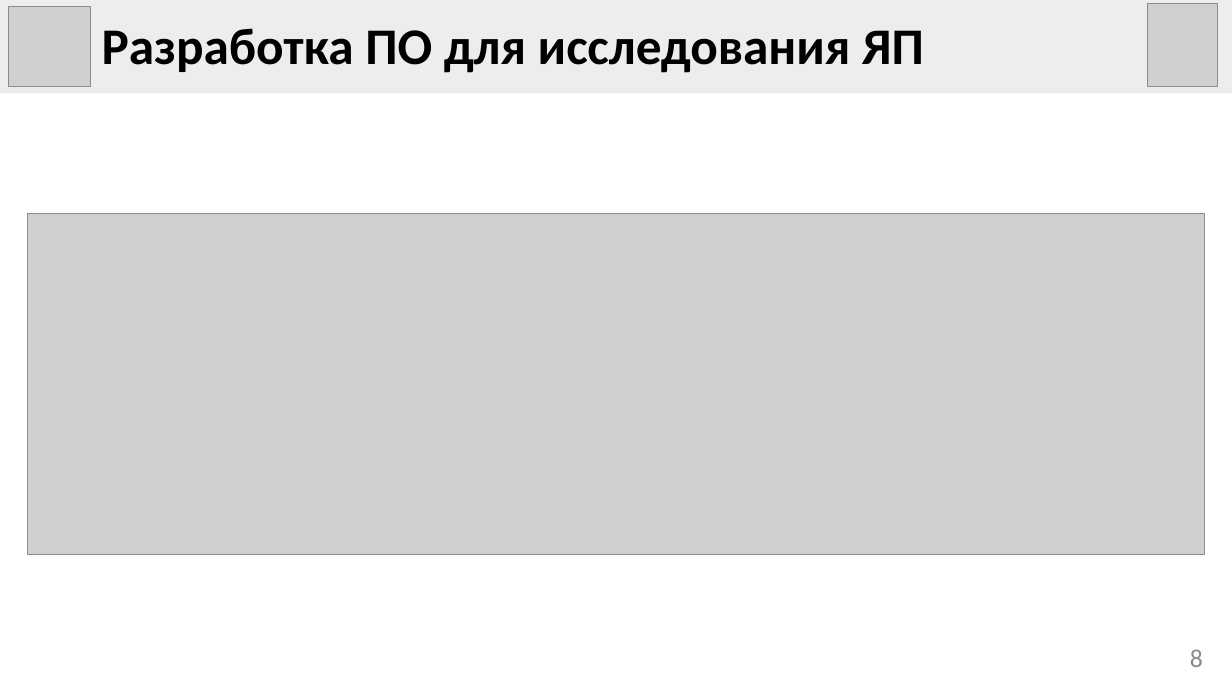
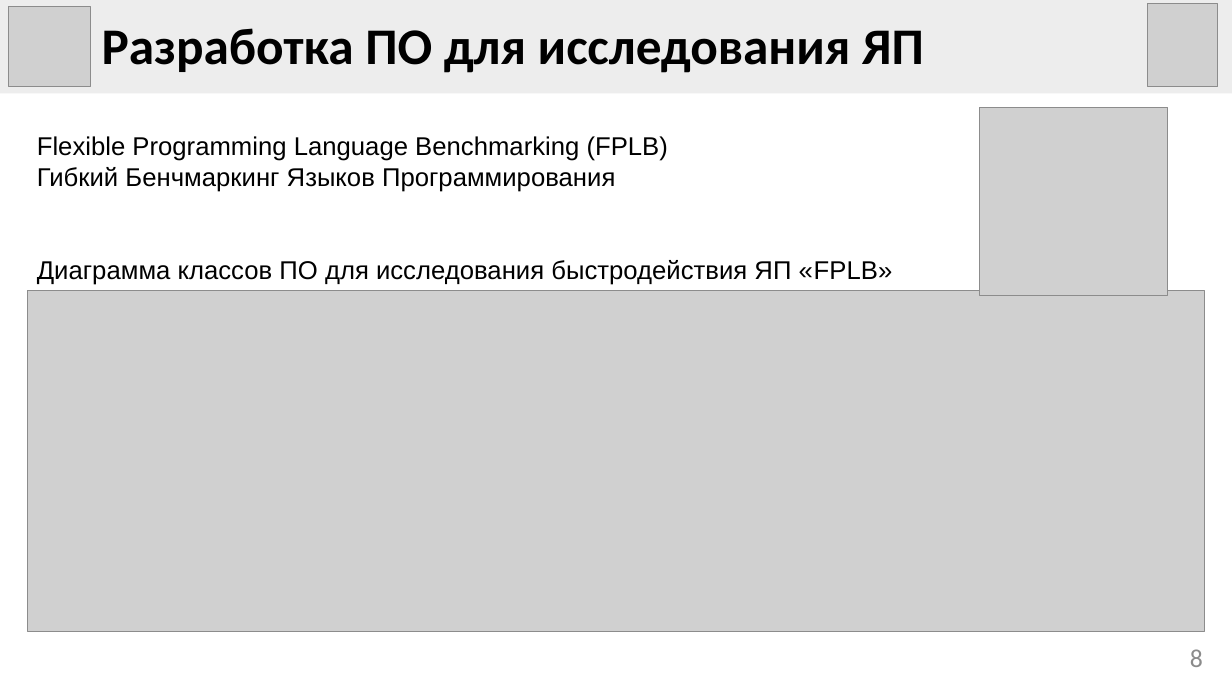
Before and after one commit to eleven5150/mips-emulation, a slide deck: slide 8 of docs/presentation/presentation.pptx. Drawn at 1232x693 pixels with LibreOffice and Linux fonts; fonts in the diff are those of the drawing; grey boxes stand for pictures. Boxes give left, top, right and bottom in pixels: in the first picture for what was removed or moved away, otherwise in the second. Text is boxed around its words. In the diff, an @@ line names an element or a change of style, - is before the commit and + after.

```diff
--- a/docs/presentation/presentation.pptx
+++ b/docs/presentation/presentation.pptx
@@ picture added at (x1=980, y1=107, x2=1168, y2=296) @@
@@ text added at (x1=37, y1=136, x2=893, y2=285), 20 pt, text #000000 @@
+Flexible Programming Language Benchmarking (FPLB)
+Гибкий Бенчмаркинг Языков Программирования
+Диаграмма классов ПО для исследования быстродействия ЯП «FPLB»
@@ picture moved from (x1=28, y1=213, x2=1204, y2=555) to (x1=28, y1=290, x2=1204, y2=631) @@
```
Also in this commit, not shown: 1 other slide changed, 1 slide added, 1 other file.
